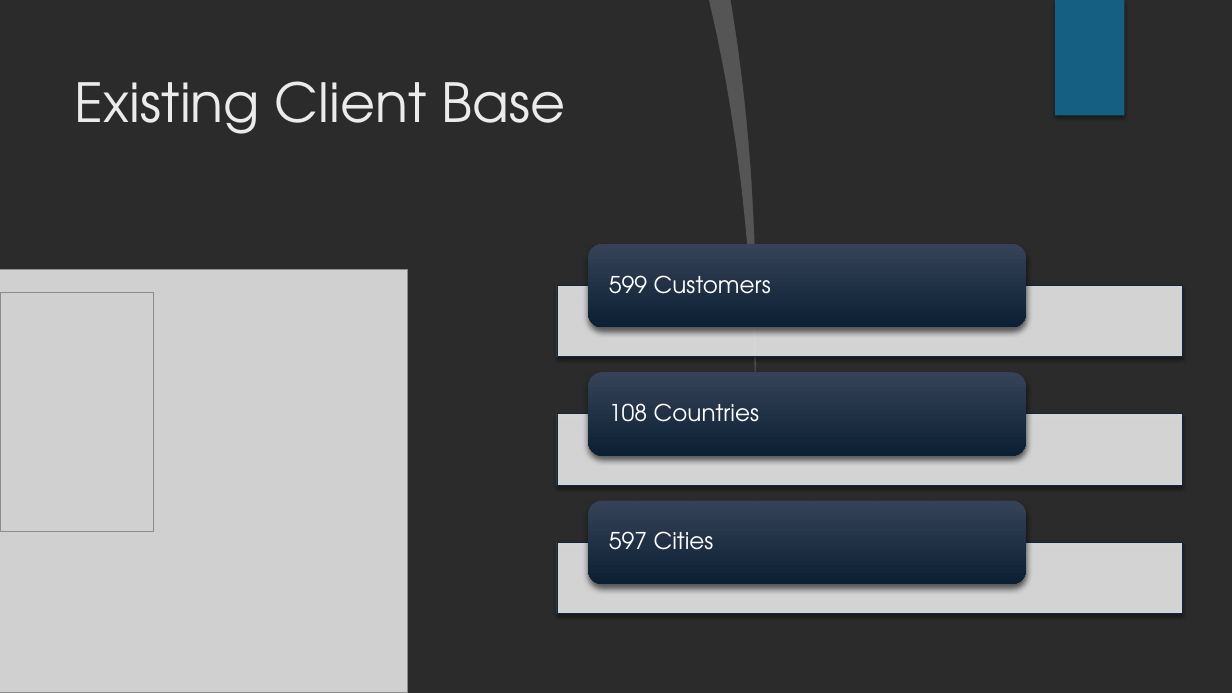
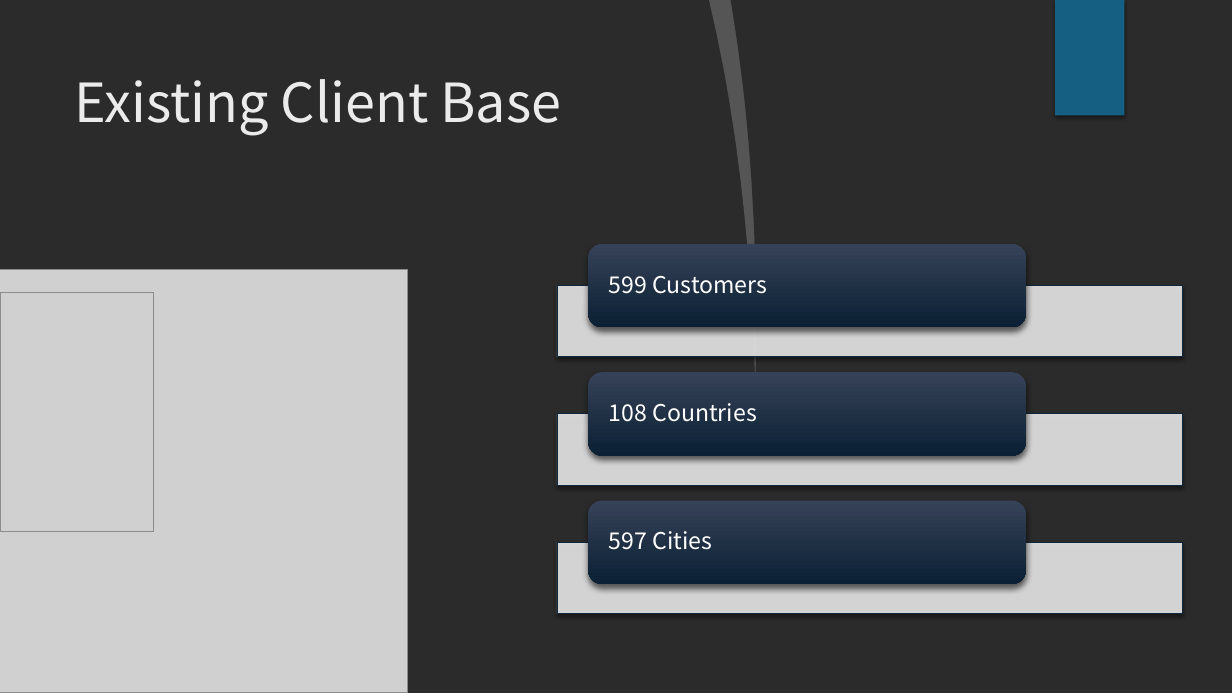
Before and after one commit to davidgriesel/03_streaming_service_database_queries, a slide deck: slide 5 of deliverables/Presentation.pptx. Drawn at 1232x693 pixels with LibreOffice and Linux fonts; fonts in the diff are those of the drawing; grey boxes stand for pictures; background and template pictures are left out; a plain dark background stands for a picture behind light text. Boxes give left, top, right and bottom in pixels: in the first picture for what was removed or moved away, otherwise in the second. Text is boxed around its words. In the diff, an @@ line names an element or a change of style, - is before the commit and + after.

```diff
--- a/deliverables/Presentation.pptx
+++ b/deliverables/Presentation.pptx
@@ font TeX Gyre Adventor to Noto Sans CJK SC in 4 elements at [75, 79, 562, 136], [609, 275, 767, 294], [609, 403, 756, 422], [609, 531, 712, 550] @@
```
Also in this commit, not shown: 9 other slides changed, 9 other files.
